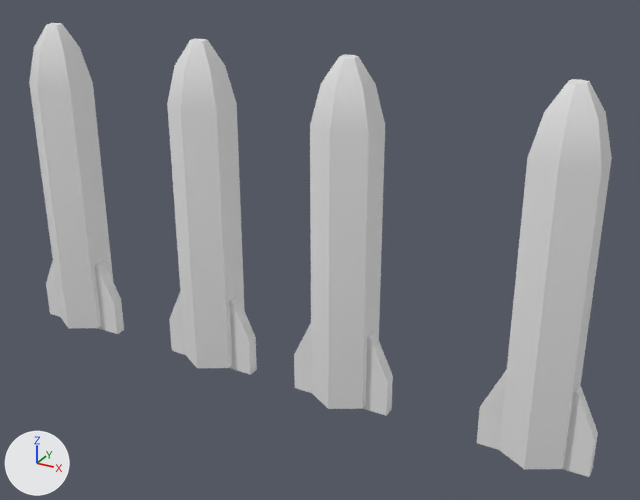
An edit to the FBX model assets/3dModels/Missile .fbx, drawn before and after from the same camera.
Rendered twice from a camera (50 mm lens) standing at (3.61, -4.84, 3.26) and looking at (0.89, 0.1, 0.79). Arrows for +X, +Y and +Z are at lower left; the lights stay in place. The picture after the commit comes second. Where no turn or scale is listed for an object, it has been applied to the vertices.

Names of what the first picture shows: 'Rocket.001', 'Rocket.002', 'Rocket.003', 'Rocket.005'.
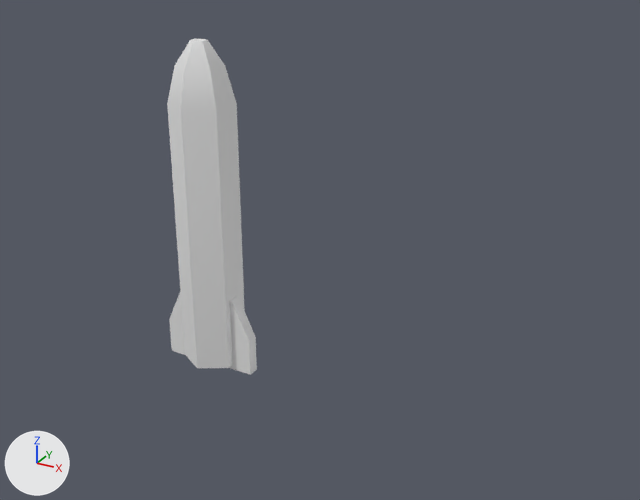
Where the change shows, as pixel boxes [x1, y1, x2, y2] in the pictures (640 x 500 px):
'Rocket.005', deleted: before [477, 79, 612, 477]
'Rocket.001', deleted: before [294, 55, 393, 416]
'Rocket.002', deleted: before [29, 23, 124, 334]

Patch to the scene script:
```diff
--- a/assets/3dModels/Missile .fbx.py
+++ b/assets/3dModels/Missile .fbx.py
@@ ob_rocket_001 @@
-ob_rocket_001 = bpy.data.objects.new('Rocket.001', me_cylinder_011)
-ob_rocket_001.location = (1.125, 0.0, 0.0)
@@ ob_rocket_005 @@
-ob_rocket_005 = bpy.data.objects.new('Rocket.005', me_cylinder_008)
-ob_rocket_005.location = (2.527, 0.0, 0.0)
@@ ob_rocket_002 @@
-ob_rocket_002 = bpy.data.objects.new('Rocket.002', me_cylinder_012)
-ob_rocket_002.location = (-1.296, 0.0, 0.0)
```
